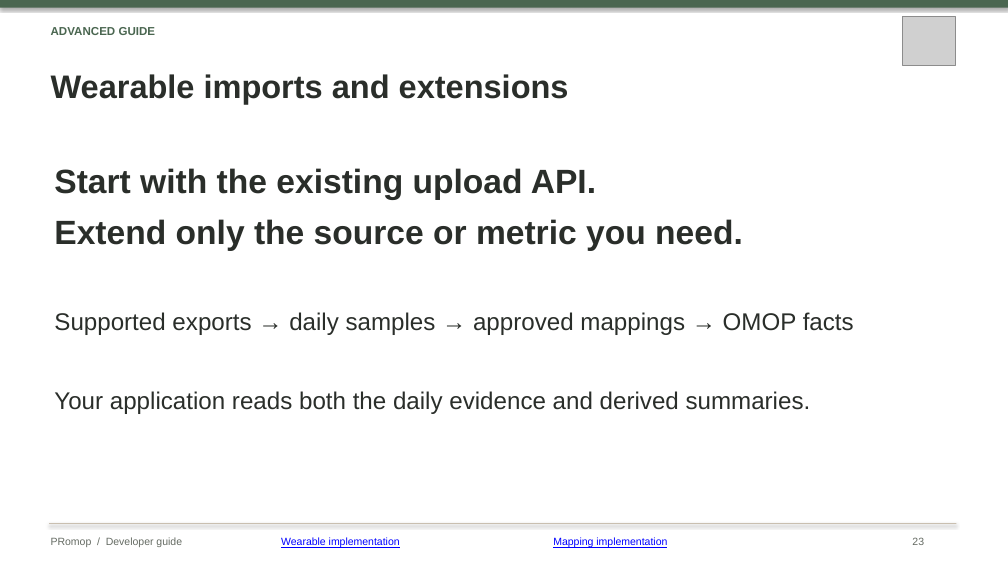
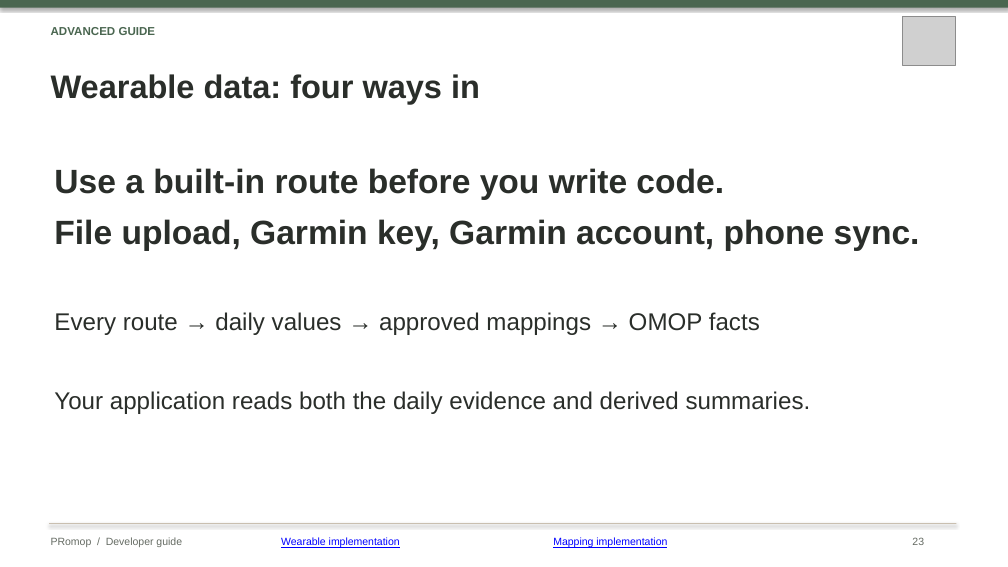
Before and after one commit to healthkey-ai/promop, a slide deck: slide 23 of PRomop_Developer_Guide.pptx. Drawn at 1008x567 pixels with LibreOffice and Linux fonts; fonts in the diff are those of the drawing; grey boxes stand for pictures. Boxes give left, top, right and bottom in pixels: in the first picture for what was removed or moved away, otherwise in the second. Text is boxed around its words. In the diff, an @@ line names an element or a change of style, - is before the commit and + after.

```diff
--- a/PRomop_Developer_Guide.pptx
+++ b/PRomop_Developer_Guide.pptx
@@ text at bbox=[51, 74, 480, 104]: text changed @@
-Wearable imports and extensions
+Wearable data: four ways in
@@ text at bbox=[54, 168, 920, 251]: text changed @@
-Start with the existing upload API.
-Extend only the source or metric you need.
+Use a built-in route before you write code.
+File upload, Garmin key, Garmin account, phone sync.
@@ text at bbox=[54, 312, 760, 335]: text changed @@
-Supported exports → daily samples → approved mappings → OMOP facts
+Every route → daily values → approved mappings → OMOP facts
```
Also in this commit, not shown: 8 other slides changed, 2 slides added, 1 slide removed, 1 other file.
